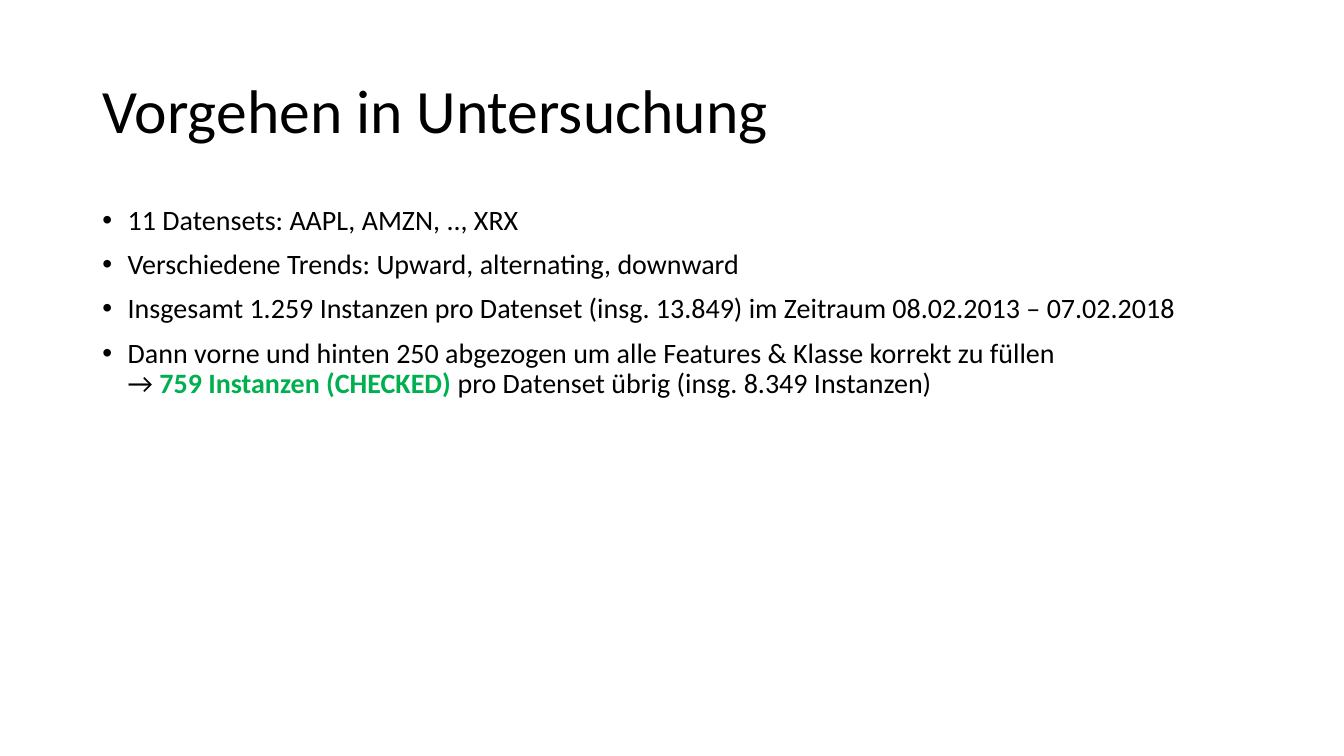
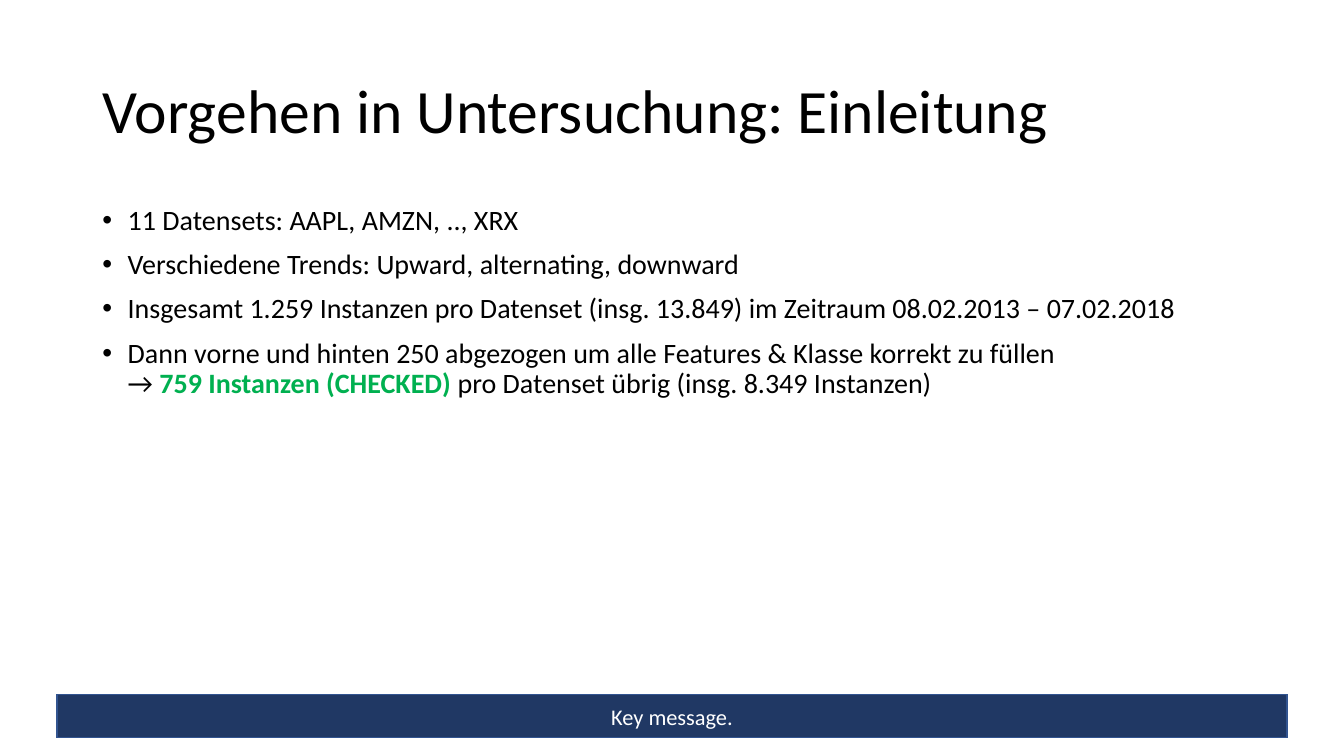
Before and after one commit to feschu/BSc-Thesis-ML, a slide deck: slide 1 of Notes/Dokumentation zum Vorgehen.pptx. Drawn at 1344x756 pixels with LibreOffice and Linux fonts; fonts in the diff are those of the drawing. Boxes give left, top, right and bottom in pixels: in the first picture for what was removed or moved away, otherwise in the second. Text is boxed around its words. In the diff, an @@ line names an element or a change of style, - is before the commit and + after.

```diff
--- a/Notes/Dokumentation zum Vorgehen.pptx
+++ b/Notes/Dokumentation zum Vorgehen.pptx
@@ title at bbox=[102, 90, 1048, 144]: text changed @@
-Vorgehen in Untersuchung
+Vorgehen in Untersuchung: Einleitung
@@ rectangle added at bbox=[56, 695, 1287, 738], fill #203864, outline #325491 1 pt, 16 pt, text #FFFFFF @@
+Key message.
```
Also in this commit, not shown: 15 slides added, 2 slides removed, 2 other files.
